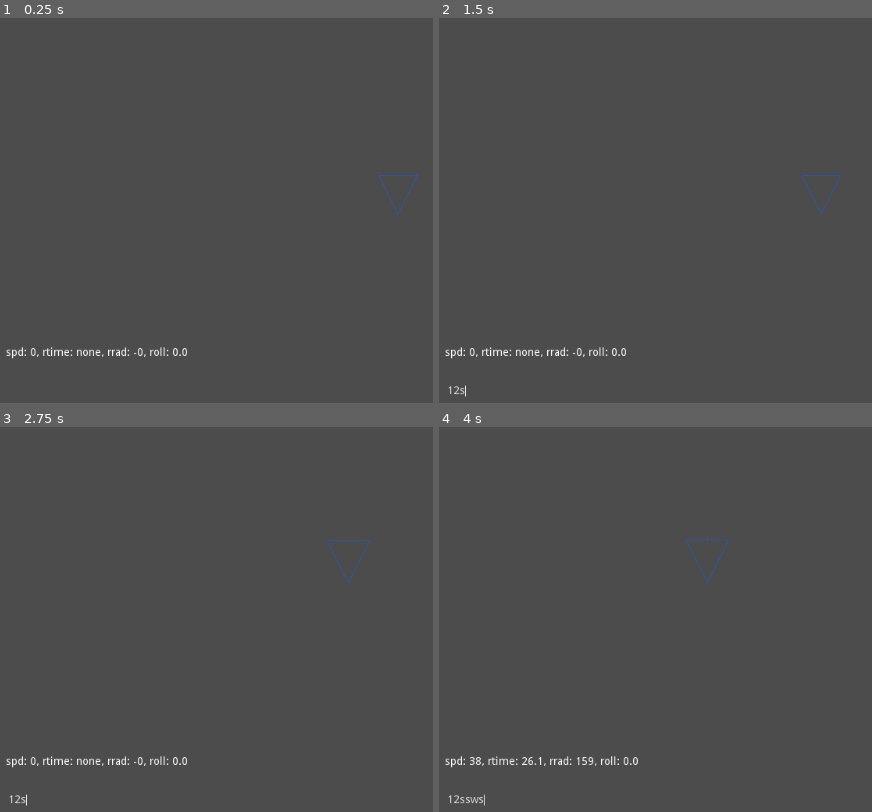
Above: before the commit, frames 1-4 (two rows, left to right).
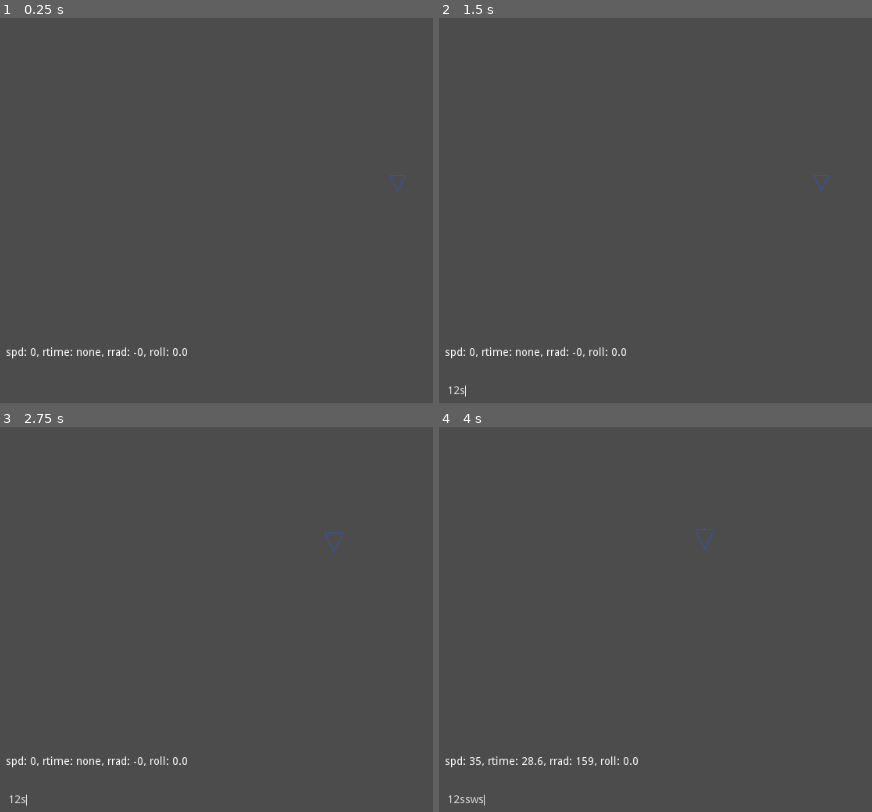
Above: after the commit, the same moments.

Repository: juliohq/Klaxon
Game: Godot game, scene res://World.tscn
Two runs of this game, one before a commit and one after it. Both use one fixed random seed, a clock stepped at 60 frames per second and the inputs below.
Inputs (mouse positions are in pixels of both pictures, inside the frame that each line leads up to):
- Up to frame 1 (0.25 s): no input
- Up to frame 2 (1.5 s): click (837, 391) at 0.52 s; type "12" at 0.6 s; tap Enter at 1.25 s; move the mouse to (outside the picture) at 1.27 s; hold Right (pan_right) from 1.28 s (still down); hold S (decelerate) from 1.28 s (still down)
- Up to frame 3 (2.75 s): tap Mouse wheel up (zoom_in) at 1.55, 2.1 s; move the mouse to (238, 607) at 2.02 s; release Right (pan_right) at 2.03 s; release S (decelerate) at 2.03 s; hold Down (pan_down) from 2.03 s (still down); tap Mouse wheel down (zoom_out) at 2.3 s
- Up to frame 4 (4 s): move the mouse to (outside the picture) at 2.77 s; release Down (pan_down) at 2.78 s; hold Right (pan_right) 2.78-3.53 s; hold S (decelerate) 2.78-3.53 s; tap Mouse wheel down (zoom_out) at 2.85 s; move the mouse to (798, 677) at 3.52 s; hold W (accelerate) from 3.53 s (still down); tap S (decelerate) at 3.6 s; tap Mouse wheel up (zoom_in) at 3.8 s

The runs differ from the first frame. In frame 1, 0.1% of the frame differs, in the area x 87-97%, y 40-51%; in frame 2, less than 0.1%; in frame 3, 0.1%; in frame 4, 0.2%, in the area x 8-67%, y 26-88%.

Commit message:
Fixed wiggly circle after an insane amount of time.

Diff:
--- a/Airborne.gd
+++ b/Airborne.gd
@@ -2,6 +2,11 @@
 const PCE = preload("PowerCurveEntry.gd")
 
 enum Controller {PLAYER, DUMB}
+export var controller = Controller.PLAYER
+
+enum CollisionTags {AIR, GROUND}
+export(Array, CollisionTags) var collision_tags = []
+export(Array, CollisionTags) var target_collision_tags = []
 
 export var draw_points = PoolVector2Array([])
 export var points_color = Color.blue
@@ -9,38 +14,49 @@
 export var trail_color = Color.gray
 export var orbit_size =  0
 export var orbit_color = Color.gray
-export var controller = Controller.PLAYER
 export var acceleration = 100
 export var deceleration = 100
 export var effective_range = -1
+export var team = 0
+export var roll_time = 2.0
 
- # purely for export/init, built into the below variable then never used
-export var _power_curve : PoolVector2Array = PoolVector2Array([
-	Vector2(0, -1),
-	Vector2(250, 4),
-	Vector2(500, 3),
-	Vector2(1000, 0.1)
-])
+export var health = -1
+export var _explosion_radius = -1
+export var auto_detonate = false
+
+
+# purely for export/init, built into the below variable then never used
+# [speed, turntime]
+export(Array, Array, int) var _power_curve = [
+	[0, -1],
+	[250, 4],
+	[500, 3],
+	[1000, 0.1]
+]
 # array of PCEs constructed from the above
 var power_curve = []
 var pce : PCE # current speed and turn data
 var speed setget set_speed
 
 var remaining_range = effective_range
+var course_altered = false
 
 
 
-const roll_time = 2
 var roll = 0
 var auto_level = false
 var trail = []
 
-func _init():
-	var to_power_curve = Array(_power_curve)
-	for x in to_power_curve:
+func _ready():
+	for x in _power_curve:
 		power_curve.append(PCE.new(x[0], x[1]))
 	pce = power_curve[0]
 	speed = pce.speed
+	$ExplosionArea/Collision.shape.radius = _explosion_radius
+	for tag in collision_tags:
+		set_collision_layer_bit(tag, true)
+	for tag in target_collision_tags:
+		$ExplosionArea.set_collision_mask_bit(tag, true)
 
 func max_speed():
 	return power_curve[power_curve.size()-1].speed
@@ -63,30 +79,63 @@
 
 
 func _physics_process(delta):
-	if(controller == Controller.PLAYER and !$"../".cli_activated):
-		if Input.is_action_pressed('accelerate'):
-			set_speed(speed + acceleration * delta)
-		if Input.is_action_pressed('decelerate'):
-			set_speed(speed - deceleration * delta)
-		if Input.is_action_pressed('turn_left'):
-			roll = clamp(roll - delta/roll_time, -1.0, 1.0)
-		elif Input.is_action_pressed('turn_right'):
-			roll = clamp(roll + delta/roll_time, -1.0, 1.0)
-		elif auto_level:
-			if(roll < 0):
-				roll = clamp(roll  + delta/roll_time, -1.0, 0)
-			else:
-				roll = clamp(roll - delta/roll_time, 0, 1.0)
+	match(controller):
+		Controller.PLAYER:
+			if !$"../".cli_activated:
+				if Input.is_action_pressed('accelerate'):
+					set_speed(speed + acceleration * delta)
+					course_altered = true
+				if Input.is_action_pressed('decelerate'):
+					set_speed(speed - deceleration * delta)
+					course_altered = true
+				if Input.is_action_pressed('turn_left'):
+					roll = clamp(roll - delta/roll_time, -1.0, 1.0)
+					course_altered = true
+				elif Input.is_action_pressed('turn_right'):
+					roll = clamp(roll + delta/roll_time, -1.0, 1.0)
+					course_altered = true
+				elif auto_level:
+					if(roll < 0):
+						roll = clamp(roll  + delta/roll_time, -1.0, 0)
+					else:
+						roll = clamp(roll - delta/roll_time, 0, 1.0)
+					course_altered = true
 
-	if(pce.r_rate > 0):
-		rotate(pce.r_rate * roll * delta)
-	if(speed*delta <= remaining_range or remaining_range == -1):
-		var _x = move_and_collide(Vector2(0, speed*delta).rotated(rotation))
-		if(remaining_range != -1):
-			remaining_range -= speed*delta
-	else:
+	if(
+		(speed*delta > remaining_range and remaining_range != -1)
+		or ($ExplosionArea.get_overlapping_bodies().size() > 1 and auto_detonate)
+		):
 		die()
 		return
+
+	if (roll != 0 and speed != 0 and pce.r_rate != 0):
+		var orbit = to_global(get_orbit())
+		var orbit_radius = orbit_radius()
+		var dist = speed * delta
+		var angle_add = 2.0 * PI * roll * dist / pce.r_circumference
+		var current_angle = global_rotation # equivalent to (global_position-orbit).angle()
+		var current_pos = orbit + Vector2.RIGHT.rotated(current_angle) * orbit_radius
+		var final_angle = current_angle + angle_add
+		var direction = Vector2(cos(final_angle), sin(final_angle))
+		var final_pos = orbit + direction  * orbit_radius
+		global_position = final_pos
+		if(pce.r_rate > 0):
+			rotate(pce.r_rate * roll * delta)
+		if(!course_altered):
+#			print(to_global(get_orbit()) - orbit)
+			assert (to_global(get_orbit()).is_equal_approx(orbit),\
+			 "%s != %s" %  [to_global(get_orbit()), orbit])
+	else:
+		if(pce.r_rate > 0):
+			rotate(pce.r_rate * roll * delta)
+		var _x = move_and_collide(Vector2(0, speed*delta))
+
+
+
+
+
+	if(remaining_range != -1):
+		remaining_range -= speed*delta
 
 
 	if(trail_length > 0):
@@ -98,6 +147,8 @@
 	$"../UI/BottomText".text = \
 	("spd: %.0f, rtime: %s, rrad: %.0f, roll: %.1f %s" % \
 		[speed, time_string, pce.r_radius, roll, "A" if auto_level else ""])
+
+	course_altered = false
 
 func _input(event):
 	if event.is_action_pressed("reset_roll"):
@@ -118,9 +169,15 @@
 		draw_polyline(trail_draw, trail_color)
 
 	if(abs(roll) >= 0.01 and orbit_size > 0):
-		var r_radius = pce.r_radius / roll
-		print(to_global(Vector2(-r_radius, 0)))
-		draw_circle(Vector2(-r_radius, 0), orbit_size, orbit_color)
+		# print(to_global(get_orbit()))
+		draw_circle(get_orbit(), orbit_size, orbit_color)
+
+# the point that this unit will orbit around if untouched
+func get_orbit() -> Vector2:
+	return Vector2(-orbit_radius(), 0)
+
+func orbit_radius():
+	return pce.r_radius / roll
 
 func die():
 	if controller == Controller.PLAYER:
--- /dev/null
+++ b/Camera2D.gd
@@ -0,0 +1,5 @@
+extends Camera2D
+
+func _process(delta):
+	if is_current():
+		$"/root/Globals".current_camera = self
--- a/Globals.gd
+++ b/Globals.gd
@@ -2,3 +2,4 @@
 
 onready var pfps = ProjectSettings.get_setting("physics/common/physics_fps")
 onready var pdelta = 1.0/pfps
+var current_camera
--- a/Plane.tscn
+++ b/Plane.tscn
@@ -1,12 +1,19 @@
-[gd_scene load_steps=2 format=2]
+[gd_scene load_steps=3 format=2]
 
 [ext_resource path="res://Airborne.gd" type="Script" id=1]
 
-
-
+[sub_resource type="CircleShape2D" id=1]
 
 [node name="Plane" type="KinematicBody2D"]
 script = ExtResource( 1 )
+orbit_color = Color( 0.74902, 0.74902, 0.74902, 1 )
 
 [node name="CollisionPolygon2D" type="CollisionPolygon2D" parent="."]
 polygon = PoolVector2Array( 0, 100, -50, 0, 50, 0 )
+
+[node name="ExplosionArea" type="Area2D" parent="."]
+collision_layer = 2147483648
+collision_mask = 0
+
+[node name="Collision" type="CollisionShape2D" parent="ExplosionArea"]
+shape = SubResource( 1 )
--- a/PowerCurveEntry.gd
+++ b/PowerCurveEntry.gd
@@ -17,6 +17,7 @@
 	r_time = (2.0*PI) / x if r_rate != 0 else -1
 	r_circumference = r_time * speed
 	r_radius = r_circumference / (2.0*PI)
+#	print(speed, ",    ", r_rate, ",    ", r_time, ",    ", r_circumference, ",    ", r_radius)
 
 func set_time(time):
 	set_rate ((2.0*PI) / time if time != -1 else 0)
--- a/World.gd
+++ b/World.gd
@@ -1,34 +1,36 @@
 extends Node2D
 
 const ZOOM_SPEED = 50
-const MIN_ZOOM = 1
+const MIN_ZOOM = 0.1
 const MAX_ZOOM = 5 # higher zoom = more zoomed out
 const PAN_SPEED = 100
 
 var cli_activated = false
 
-func camera_input(delta):
-	var pan = PAN_SPEED * $Camera2D.zoom.x * delta
+func camera_input(delta, c):
+	var pan = PAN_SPEED * c.zoom.x * delta
 	var zoom = ZOOM_SPEED * delta
 	if Input.is_action_pressed("pan_left"):
-		$Camera2D.position.x -= pan
+		c.position.x -= pan
 	if Input.is_action_pressed('pan_right'):
-		$Camera2D.position.x += pan
+		c.position.x += pan
 	if Input.is_action_pressed("pan_up"):
-		$Camera2D.position.y -= pan
+		c.position.y -= pan
 	if Input.is_action_pressed("pan_down"):
-		$Camera2D.position.y += pan
+		c.position.y += pan
 	if Input.is_action_just_released('zoom_out'):
-		_zoom(zoom)
+		_zoom(zoom, c)
 	if Input.is_action_just_released('zoom_in'):
-		_zoom(-zoom)
+		_zoom(-zoom, c)
 
-func _zoom(i):
-	$Camera2D.zoom.x = clamp($Camera2D.zoom.x + i, MIN_ZOOM, MAX_ZOOM)
-	$Camera2D.zoom.y = clamp($Camera2D.zoom.y + i, MIN_ZOOM, MAX_ZOOM)
+func _zoom(i, c):
+	c.zoom.x = clamp(c.zoom.x + i, MIN_ZOOM, MAX_ZOOM)
+	c.zoom.y = clamp(c.zoom.y + i, MIN_ZOOM, MAX_ZOOM)
 
 func _process(delta):
-	camera_input(delta)
+	var c = $"/root/Globals".current_camera
+	if(c):
+		camera_input(delta, c)
 
 func _input(event):
 	if event.is_action_pressed('toggle_cli'):
--- a/World.tscn
+++ b/World.tscn
@@ -1,7 +1,8 @@
-[gd_scene load_steps=5 format=2]
+[gd_scene load_steps=6 format=2]
 
 [ext_resource path="res://Plane.tscn" type="PackedScene" id=1]
 [ext_resource path="res://World.gd" type="Script" id=2]
+[ext_resource path="res://Camera2D.gd" type="Script" id=3]
 
 [sub_resource type="StyleBoxEmpty" id=1]
 
@@ -12,16 +13,12 @@
 script = ExtResource( 2 )
 
 [node name="Plane" parent="." instance=ExtResource( 1 )]
-draw_points = PoolVector2Array( -50, 0, 0, 100, 50, 0 )
+draw_points = PoolVector2Array( -50, 0, 50, 0, 0, 100 )
 points_color = Color( 0.160784, 0.352941, 0.713726, 1 )
 trail_length = 180
 trail_color = Color( 0.74902, 0.74902, 0.74902, 0.121569 )
 orbit_size = 8
 orbit_color = Color( 0.74902, 0.74902, 0.74902, 0.129412 )
-
-[node name="Camera2D" type="Camera2D" parent="."]
-current = true
-zoom = Vector2( 2, 2 )
 
 [node name="UI" type="CanvasLayer" parent="."]
 
@@ -49,3 +46,8 @@
 __meta__ = {
 "_edit_use_anchors_": false
 }
+
+[node name="Camera2D" type="Camera2D" parent="."]
+current = true
+zoom = Vector2( 5, 5 )
+script = ExtResource( 3 )
--- a/project.godot
+++ b/project.godot
@@ -18,6 +18,10 @@
 config/name="Klaxon"
 run/main_scene="res://World.tscn"
 config/icon="res://icon.png"
+
+[autoload]
+
+Globals="*res://Globals.gd"
 
 [input]
 
@@ -82,6 +86,10 @@
  ]
 }
 
+[physics]
+
+common/physics_fps=20
+
 [rendering]
 
 environment/default_environment="res://default_env.tres"
